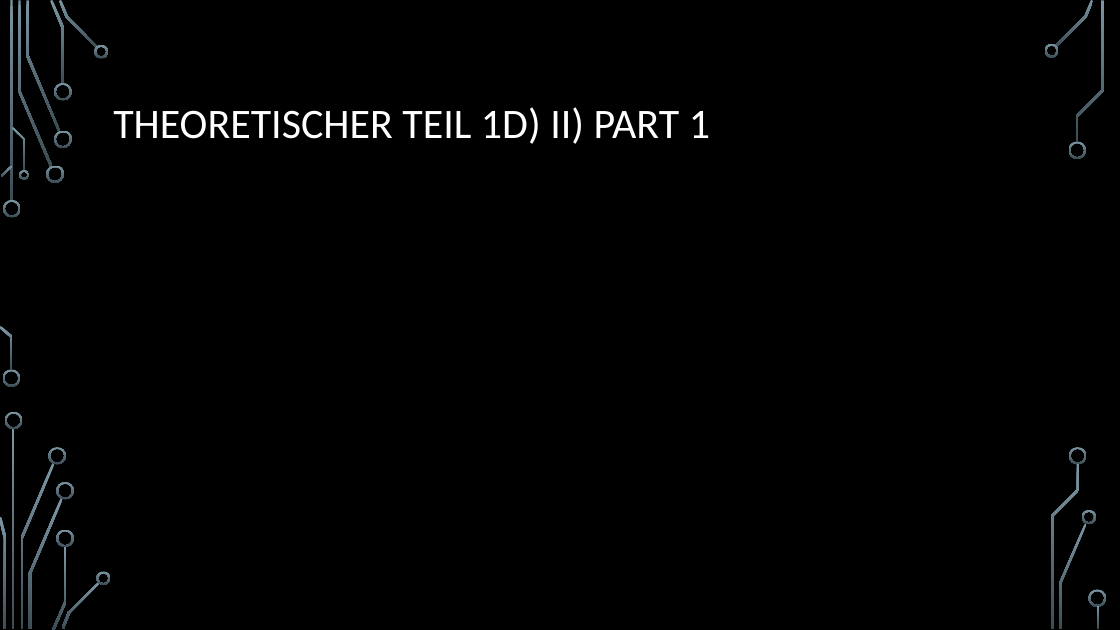
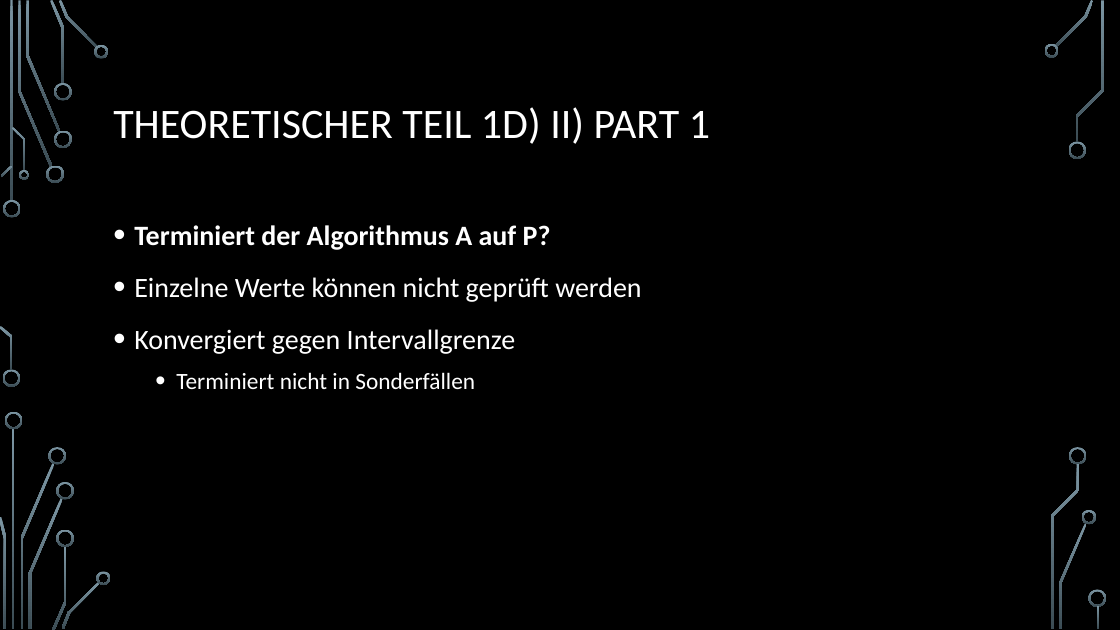
Before and after one commit to Fixeres/HybrideSysteme, a slide deck: slide 11 of src/resources/Hybride systeme_Jörn_seine_Teile.pptx. Drawn at 1120x630 pixels with LibreOffice and Linux fonts; fonts in the diff are those of the drawing; background and template pictures are left out. Boxes give left, top, right and bottom in pixels: in the first picture for what was removed or moved away, otherwise in the second. Text is boxed around its words. In the diff, an @@ line names an element or a change of style, - is before the commit and + after.

```diff
--- a/src/resources/Hybride systeme_Jörn_seine_Teile.pptx
+++ b/src/resources/Hybride systeme_Jörn_seine_Teile.pptx
@@ text added at <box>134,225,641,389</box>, 24 pt, text #FFFFFF @@
+• Terminiert der Algorithmus A auf P?
+• Einzelne Werte können nicht geprüft werden
+• Konvergiert gegen Intervallgrenze
+  • Terminiert nicht in Sonderfällen
```
Also in this commit, not shown: 9 other slides changed, 2 slides added, 1 slide removed.
